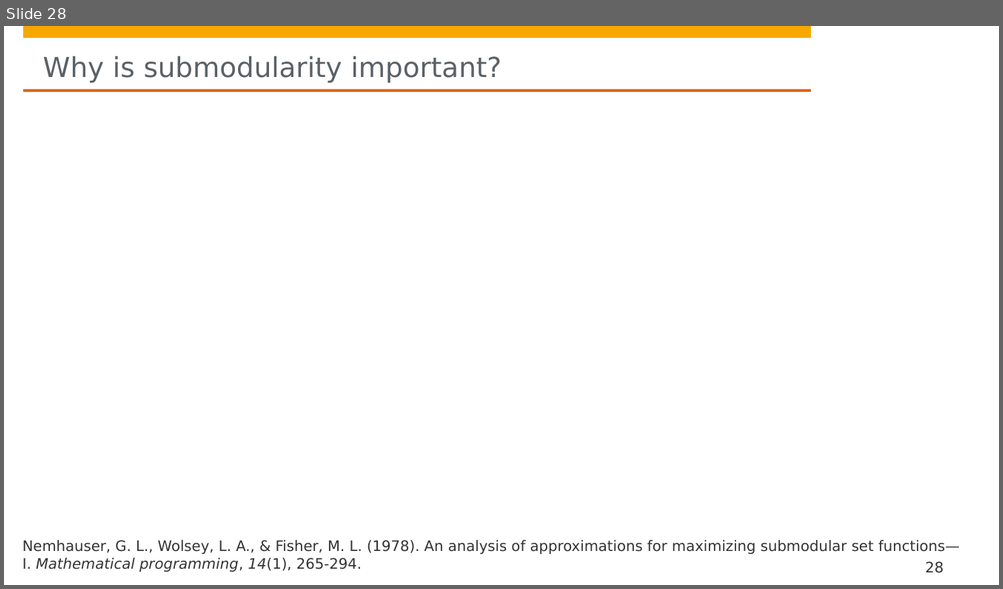
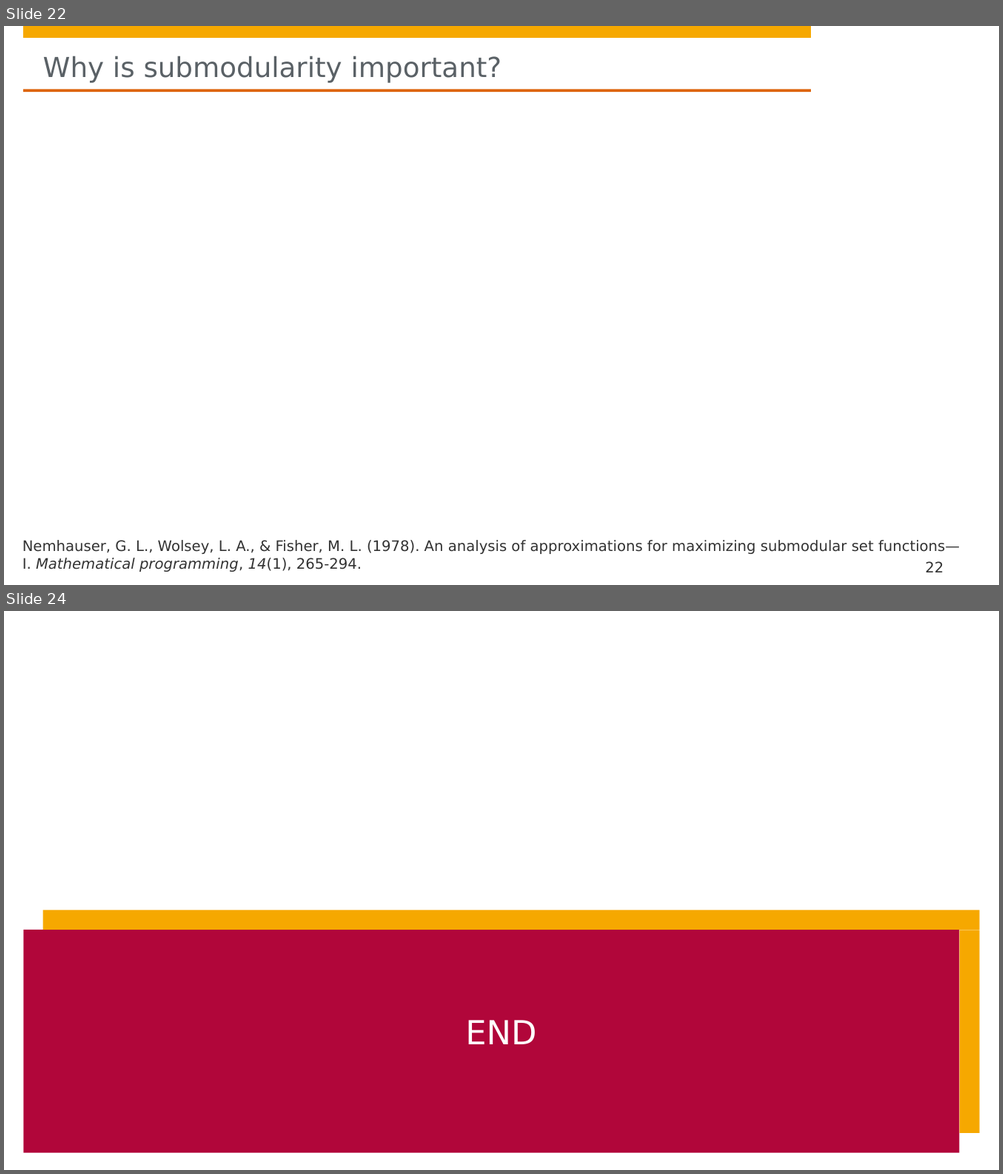
Before and after one commit to hpi-sam/GNN-Course-2020, a slide deck: 15. Submodular Functions and Applications.pptx. Shown one above the other, each under a label of ours: slide 28 before the commit, slides 22 and 24 after it; the slides between them are not shown. The pictures are 1003x589 and 1003x1174 pixels, drawn with LibreOffice and Linux fonts; fonts in the diff are those of the drawing; grey boxes stand for pictures; background and template pictures are left out. Boxes give left, top, right and bottom in pixels: in the first picture for what was removed or moved away, otherwise in the second. Text is boxed around its words. In the diff, an @@ line names an element or a change of style, - is before the commit and + after.

```diff
--- a/15. Submodular Functions and Applications.pptx
+++ b/15. Submodular Functions and Applications.pptx
@@ slide 24 added at [4, 611, 999, 1170], background #FFFFFF; not listed: 4 template elements that a slide beside it also shows @@
@@ rectangle added at [16, 611, 811, 738], fill #FFFFFF @@
@@ rectangle added at [42, 910, 979, 930], fill #F6A800 @@
@@ rectangle added at [23, 931, 959, 1153], fill #B1063A @@
@@ rectangle added at [959, 931, 979, 1134], fill #F6A800 @@
@@ title added at [465, 1020, 536, 1045], 32 pt, text #FFFFFF @@
+END
@@ what was slide 28 is now slide 22 @@
@@ page number at [925, 562, 943, 573]: text changed @@
-28
+22
```
Also in this commit, not shown: 3 slides changed, 1 other slide added, 8 slides removed.
